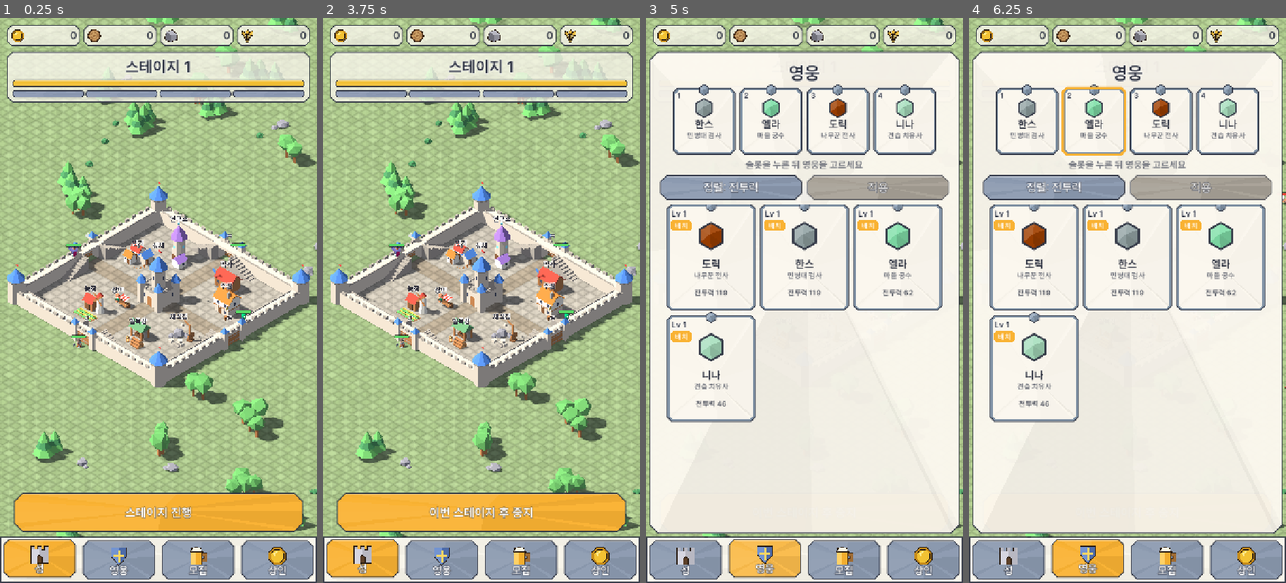
Above: before the commit, frames 1-4 (left to right).
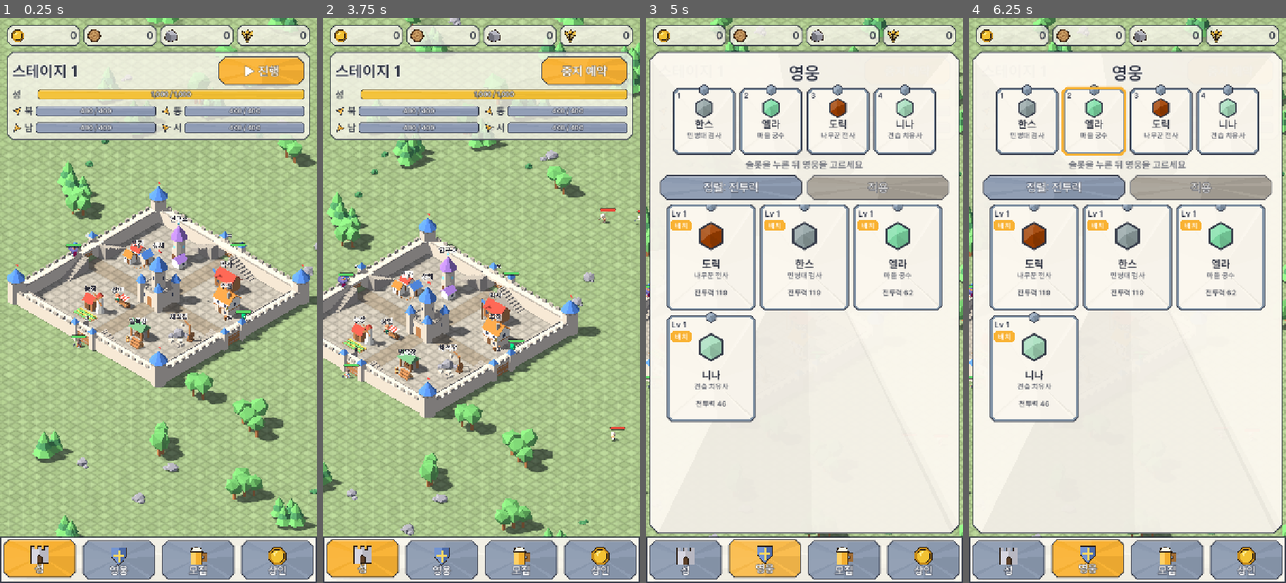
Above: after the commit, the same moments.

Repository: ILSEONG/CastleRPG
Game: Godot game, scene res://scenes/main.tscn
Two runs of this game, one before a commit and one after it. Both use one fixed random seed, a clock stepped at 60 frames per second and the inputs below.
Inputs (mouse positions are in pixels of both pictures, inside the frame that each line leads up to):
- Up to frame 1 (0.25 s): no input
- Up to frame 2 (3.75 s): click "스테이지 진행" (after the commit: "▶ 진행") at 0.5 s; click "이번 스테이지 후 중지" (after the commit: "중지 예약") at 1.25 s; click "중지 예약됨 (취소)" (after the commit: "예약 취소") at 2 s; click (361, 560) at 2.77 s; click (408, 108) at 3.52 s
- Up to frame 3 (5 s): click (766, 560) at 4.27 s
- Up to frame 4 (6.25 s): click (1026, 119) at 5.02 s; click (1092, 119) at 5.77 s

The runs differ from the first frame. In frame 1, 17% of the frame differs, in the area x 2-98%, y 6-91%; in frame 2, 45%, in the area x 0-100%, y 0-92%; in frame 3, 1.8%; in frame 4, 1.9%.

Commit message:
feat: stage button moves to the top panel; gate bars show direction, numbers and damage
The stage panel's first row holds the title (room for the idle badge) and the
amber button (▶ 진행 / 중지 예약 / 예약 취소). Castle and gate bars carry names,
compass arrows and hp numbers, flash red on damage, turn grey with 파괴 when
broken; tapping a gate bar glides the camera to that gate. Only the tab bar
remains at the bottom.

Co-Authored-By: Claude Opus 5.5 <noreply@anthropic.com>

Diff:
--- a/scripts/hud.gd
+++ b/scripts/hud.gd
@@ -1,5 +1,8 @@
 extends CanvasLayer
-## HUD. GameState·Economy·Net 시그널만 구독. 게임 오브젝트 직접 참조 없음.
+## HUD. GameState·Economy·Net 시그널만 구독. 게임 오브젝트 직접 참조 없음(성문 막대 탭은 gate_tapped로 알리고 main이 카메라를 옮긴다).
+## 상단 스테이지 패널(개정 12-2): 첫 줄 왼쪽 "스테이지 N"(_title_box — 방치 무적 표시가 그 옆에 붙는다), 오른쪽 진행 버튼.
+## 그 아래 성 막대("성" + 숫자)와 성문 막대 4개(2×2: 나침반 삼각형 + 북·동·남·서 + 숫자, 피해 때 테두리 번쩍임, 부서지면 회색 "파괴").
+## 하단에는 탭 바만 있다(끊김 띠·알림은 그 위).
 
 const INK := Color(0.16, 0.18, 0.24)
 const PANEL_BG := Color(0.984, 0.969, 0.933, 0.78)  # UiKit.CREAM_PANEL
@@ -7,14 +10,27 @@
 const TOAST_SEC := 1.6
 const IconsScript := preload("res://scripts/icons.gd")
 const UiKit := preload("res://scripts/ui_kit.gd")
+const Formation := preload("res://scripts/formation.gd")
+const CameraRig := preload("res://scripts/camera_rig.gd")
 const TAB_BAR_H := 104  # 하단 탭 바 높이(tab_bar.gd, 개정 11 §2.3)
-const BUTTON_H := 88  # 큰 버튼 높이 — 탭 바 바로 위(12px 띄움)
-const BUTTON_BOTTOM := -(TAB_BAR_H + 12)
-const BAND_BOTTOM := BUTTON_BOTTOM - BUTTON_H - 12  # 끊김 띠는 큰 버튼 위에서 위로 자란다
+const STAGE_BUTTON := Vector2(196, 64)  # 상단 스테이지 버튼(개정 12-2 §1)
+const BAND_BOTTOM := -(TAB_BAR_H + 12)  # 끊김 띠는 탭 바 위 12px에서 위로 자란다
+const BAR_H := 24
+const CASTLE_COLOR := Color(0.95, 0.75, 0.2)
+const GATE_COLOR := Color(0.55, 0.6, 0.7)
+const BROKEN_GREY := Color(0.40, 0.40, 0.43)
+const FLASH_RED := Color(0.95, 0.18, 0.12)
+const FLASH_SEC := 0.3
+const CASTLE := -1  # _hp 키: 성(성문은 면 0..3)
+
+signal gate_tapped(side: int)
 
 var _stage_label: Label
+var _title_box: HBoxContainer  # 첫 줄 왼쪽: 스테이지 글자 + (개정 12 §3) 방치 무적 표시 자리
 var _castle_bar: ProgressBar
 var _gate_bars: Array = []
+var _gate_tiles: Array = []  # side -> 성문 막대 줄(탭하면 gate_tapped)
+var _hp := {}  # CASTLE·면 → {bar, num, flash: 테두리 번쩍임 Control, left: 남은 번쩍임 초, last: 지난 HP}
 var _center: Label
 var _button: Button
 var _chips := {}  # 아이콘 kind(gold·wood·stone·food) → 숫자 Label
@@ -46,23 +62,48 @@
 	panel.add_theme_stylebox_override("panel", UiKit.panel(PANEL_BG, 12.0, 12))
 	root.add_child(panel)
 	panel.add_child(top)
+	var head := HBoxContainer.new()  # 첫 줄: 왼쪽 스테이지 글자(+ 방치 무적 표시), 오른쪽 진행 버튼
+	head.mouse_filter = Control.MOUSE_FILTER_IGNORE
+	top.add_child(head)
+	_title_box = HBoxContainer.new()
+	_title_box.size_flags_horizontal = Control.SIZE_EXPAND_FILL
+	_title_box.mouse_filter = Control.MOUSE_FILTER_IGNORE
+	_title_box.add_theme_constant_override("separation", 8)
+	head.add_child(_title_box)
 	_stage_label = Label.new()
-	_stage_label.horizontal_alignment = HORIZONTAL_ALIGNMENT_CENTER
+	_stage_label.size_flags_vertical = Control.SIZE_SHRINK_CENTER
 	_stage_label.add_theme_font_size_override("font_size", 36)
 	_stage_label.add_theme_color_override("font_color", INK)
 	_stage_label.add_theme_color_override("font_outline_color", Color(1, 1, 1, 0.9))  # 제목: 외곽선
 	_stage_label.add_theme_constant_override("outline_size", 6)
-	top.add_child(_stage_label)
-	_castle_bar = _bar(Color(0.95, 0.75, 0.2))
-	top.add_child(_castle_bar)
-	var gates := HBoxContainer.new()
+	_title_box.add_child(_stage_label)
+	_button = Button.new()
+	_button.custom_minimum_size = STAGE_BUTTON
+	_button.focus_mode = Control.FOCUS_NONE
+	_button.add_theme_font_size_override("font_size", 28)
+	_button.pressed.connect(_on_button)
+	UiKit.apply_button(_button, UiKit.AMBER, 14.0)
+	head.add_child(_button)
+	var castle_row := HBoxContainer.new()
+	castle_row.mouse_filter = Control.MOUSE_FILTER_IGNORE
+	castle_row.add_theme_constant_override("separation", 6)
+	top.add_child(castle_row)
+	var castle_name := _side_name("성")
+	castle_name.custom_minimum_size.x = 52  # 성문 줄의 나침반 + 글자 폭에 맞춘다
+	castle_row.add_child(castle_name)
+	_castle_bar = _hp_bar(CASTLE, CASTLE_COLOR)
+	castle_row.add_child(_castle_bar)
+	var gates := GridContainer.new()
+	gates.columns = 2
 	gates.mouse_filter = Control.MOUSE_FILTER_IGNORE
+	gates.add_theme_constant_override("h_separation", 12)
+	gates.add_theme_constant_override("v_separation", 6)
 	top.add_child(gates)
 	for side in 4:
-		var b := _bar(Color(0.55, 0.6, 0.7))
-		b.size_flags_horizontal = Control.SIZE_EXPAND_FILL
-		gates.add_child(b)
-		_gate_bars.append(b)
+		var tile := _gate_tile(side)
+		gates.add_child(tile)
+		_gate_tiles.append(tile)
+		_gate_bars.append(_hp[side].bar)
 
 	_center = Label.new()
 	_center.set_anchors_and_offsets_preset(Control.PRESET_CENTER)
@@ -74,17 +115,6 @@
 	_center.add_theme_color_override("font_outline_color", Color(INK, 0.85))
 	_center.add_theme_constant_override("outline_size", 18)
 	root.add_child(_center)
-
-	_button = Button.new()
-	_button.set_anchors_and_offsets_preset(Control.PRESET_BOTTOM_WIDE)
-	_button.offset_left = 32
-	_button.offset_right = -32
-	_button.offset_top = BUTTON_BOTTOM - BUTTON_H
-	_button.offset_bottom = BUTTON_BOTTOM
-	_button.add_theme_font_size_override("font_size", 28)
-	_button.pressed.connect(_on_button)
-	UiKit.apply_button(_button, ACCENT, 18.0)
-	root.add_child(_button)
 	_build_link_ui()
 
 	GameState.mode_changed.connect(_on_mode_changed)
@@ -105,25 +135,124 @@
 		_toast_left -= delta
 		_toast.modulate.a = clampf(_toast_left / 0.4, 0.0, 1.0)  # 마지막 0.4초에 사라진다
 		_toast.visible = _toast_left > 0.0
-
-
-func _bar(color: Color) -> ProgressBar:
+	for e in _hp.values():
+		if e.left > 0.0:
+			e.left -= delta
+			e.flash.modulate.a = clampf(e.left / FLASH_SEC, 0.0, 1.0)
+			e.flash.visible = e.left > 0.0
+
+
+## HP 막대(키 CASTLE 또는 면): 안에 "1,200 / 1,600" 숫자(작게, 외곽선), 위에 피해 때 번쩍이는 빨간 테두리.
+func _hp_bar(key: int, color: Color) -> ProgressBar:
 	var b := ProgressBar.new()
-	b.custom_minimum_size = Vector2(0, 16)
+	b.custom_minimum_size = Vector2(0, BAR_H)
+	b.size_flags_horizontal = Control.SIZE_EXPAND_FILL
+	b.size_flags_vertical = Control.SIZE_SHRINK_CENTER
 	b.show_percentage = false
 	b.mouse_filter = Control.MOUSE_FILTER_IGNORE
 	UiKit.apply_bar(b, color)
+	var num := Label.new()
+	num.set_anchors_and_offsets_preset(Control.PRESET_FULL_RECT)
+	num.horizontal_alignment = HORIZONTAL_ALIGNMENT_CENTER
+	num.vertical_alignment = VERTICAL_ALIGNMENT_CENTER
+	num.mouse_filter = Control.MOUSE_FILTER_IGNORE
+	num.add_theme_font_size_override("font_size", 15)
+	num.add_theme_color_override("font_color", Color.WHITE)
+	num.add_theme_color_override("font_outline_color", Color(INK, 0.9))
+	num.add_theme_constant_override("outline_size", 5)
+	b.add_child(num)
+	var flash := Control.new()
+	flash.set_anchors_and_offsets_preset(Control.PRESET_FULL_RECT)
+	flash.mouse_filter = Control.MOUSE_FILTER_IGNORE
+	flash.visible = false
+	flash.draw.connect(func():
+		var pts := UiKit.LowpolyBox.octagon(Rect2(Vector2.ZERO, flash.size), 4.0)
+		pts.append(pts[0])
+		flash.draw_polyline(pts, FLASH_RED, 3.0))
+	b.add_child(flash)
+	_hp[key] = {"bar": b, "num": num, "flash": flash, "left": 0.0, "last": -1.0, "color": color}
 	return b
 
 
+## 성문 한 칸(탭 → gate_tapped): 나침반 삼각형(화면에서 그 성문 쪽) + 방향 글자 + HP 막대.
+func _gate_tile(side: int) -> Button:
+	var tile := Button.new()
+	tile.flat = true
+	tile.focus_mode = Control.FOCUS_NONE
+	tile.custom_minimum_size = Vector2(0, BAR_H + 8)
+	tile.size_flags_horizontal = Control.SIZE_EXPAND_FILL
+	tile.pressed.connect(func(): gate_tapped.emit(side))
+	var row := HBoxContainer.new()
+	row.set_anchors_and_offsets_preset(Control.PRESET_FULL_RECT)
+	row.mouse_filter = Control.MOUSE_FILTER_IGNORE
+	row.add_theme_constant_override("separation", 6)
+	tile.add_child(row)
+	var arrow := Control.new()
+	arrow.custom_minimum_size = Vector2(22, 22)
+	arrow.size_flags_vertical = Control.SIZE_SHRINK_CENTER
+	arrow.mouse_filter = Control.MOUSE_FILTER_IGNORE
+	arrow.draw.connect(_draw_compass.bind(arrow, compass_dir(side)))
+	row.add_child(arrow)
+	row.add_child(_side_name(Formation.SIDE_NAMES[side]))
+	row.add_child(_hp_bar(side, GATE_COLOR))
+	return tile
+
+
+func _side_name(text: String) -> Label:
+	var l := Label.new()
+	l.text = text
+	l.size_flags_vertical = Control.SIZE_SHRINK_CENTER
+	l.mouse_filter = Control.MOUSE_FILTER_IGNORE
+	l.add_theme_font_size_override("font_size", 22)
+	l.add_theme_color_override("font_color", INK)
+	return l
+
+
+## 면 side의 성문이 화면에서 성 가운데로부터 놓인 방향(단위 벡터, 화면 y 아래 +). 카메라 요는 고정(CameraRig.YAW_DEG).
+static func compass_dir(side: int) -> Vector2:
+	var yaw := deg_to_rad(CameraRig.YAW_DEG)
+	var d: Vector3 = Formation.SIDE_DIR[side]
+	var right := Vector3(cos(yaw), 0, -sin(yaw))
+	var ahead := Vector3(-sin(yaw), 0, -cos(yaw))  # 화면 위쪽이 보는 바닥 방향
+	return Vector2(d.dot(right), -d.dot(ahead)).normalized()
+
+
+## 각진 나침반 화살: dir을 가리키는 삼각형, 왼쪽 반은 밝게·오른쪽 반은 어둡게(면 분할).
+func _draw_compass(ci: Control, dir: Vector2) -> void:
+	var c := ci.size / 2.0
+	var r := minf(c.x, c.y)
+	var n := Vector2(-dir.y, dir.x)
+	var tip := c + dir * r
+	var back := c - dir * r * 0.55
+	var a := back + n * r * 0.75
+	var b := back - n * r * 0.75
+	ci.draw_colored_polygon(PackedVector2Array([tip, a, c - dir * r * 0.25]), ACCENT.lightened(0.15))
+	ci.draw_colored_polygon(PackedVector2Array([tip, c - dir * r * 0.25, b]), ACCENT.darkened(0.2))
+	ci.draw_polyline(PackedVector2Array([tip, a, c - dir * r * 0.25, b, tip]), Color(INK, 0.85), 1.5)
+
+
 func _on_castle_hp(hp: float, hp_max: float) -> void:
-	_castle_bar.max_value = hp_max
-	_castle_bar.value = hp
+	_set_hp(CASTLE, hp, hp_max)
 
 
 func _on_gate_hp(side: int, hp: float, hp_max: float) -> void:
-	_gate_bars[side].max_value = hp_max
-	_gate_bars[side].value = hp
+	_set_hp(side, hp, hp_max)
+
+
+## 막대 값·숫자. 줄면(피해) 테두리가 FLASH_SEC 동안 빨갛게 번쩍인다. 성문이 0이면 막대 전체가 회색이고 "파괴".
+func _set_hp(key: int, hp: float, hp_max: float) -> void:
+	var e: Dictionary = _hp[key]
+	var b: ProgressBar = e.bar
+	b.max_value = hp_max
+	b.value = hp
+	if e.last >= 0.0 and hp < e.last:
+		e.left = FLASH_SEC
+		e.flash.modulate.a = 1.0
+		e.flash.visible = true
+	e.last = hp
+	var broken := key != CASTLE and hp <= 0.0
+	e.num.text = "파괴" if broken else "%s / %s" % [UiKit.commas(ceili(hp)), UiKit.commas(roundi(hp_max))]
+	b.add_theme_stylebox_override("background", UiKit.bar(BROKEN_GREY).fill if broken else UiKit.bar(e.color).background)
 
 
 func _on_cleared(stage: int) -> void:
@@ -141,14 +270,15 @@
 	_refresh_button()
 
 
+## 대기 "▶ 진행" → 스테이지 시작. 진행 중 "중지 예약"(이번 스테이지 후 중지) ↔ "예약 취소". 결과 중엔 끈다.
 func _refresh_button() -> void:
 	if GameState.mode == GameState.Mode.IDLE:
-		_button.text = "스테이지 진행"
+		_button.text = "▶ 진행"
 		_button.disabled = false
 	elif GameState.mode == GameState.Mode.RESULT:
 		_button.disabled = true
 	else:
-		_button.text = "중지 예약됨 (취소)" if GameState.stop_requested else "이번 스테이지 후 중지"
+		_button.text = "예약 취소" if GameState.stop_requested else "중지 예약"
 		_button.disabled = false
 
 
@@ -199,7 +329,7 @@
 	_refresh_chips()
 
 
-## 온라인 알림: 큰 버튼 바로 위 띠(상단 자원 칩·큰 버튼·탭 바를 가리지 않는다) — 끊기면 "서버 연결 중…", 웹 저장소가 영구가 아니면
+## 온라인 알림: 탭 바 바로 위 띠(상단 자원 칩·스테이지 패널·탭 바를 가리지 않는다) — 끊기면 "서버 연결 중…", 웹 저장소가 영구가 아니면
 ## 경고 한 줄(게임은 계속). 끊긴 동안 수집·판매 탭은 띠 위 짧은 알림. 거래 창(층 2) 위 층 3, 입력은 통과.
 func _build_link_ui() -> void:
 	var top := CanvasLayer.new()
@@ -209,7 +339,7 @@
 	band.set_anchors_and_offsets_preset(Control.PRESET_BOTTOM_WIDE)
 	band.offset_left = 32
 	band.offset_right = -32
-	band.offset_top = BAND_BOTTOM  # 큰 버튼 위 12px에서
+	band.offset_top = BAND_BOTTOM  # 탭 바 위 12px에서
 	band.offset_bottom = BAND_BOTTOM
 	band.grow_vertical = Control.GROW_DIRECTION_BEGIN  # 내용 높이만큼 위로 자란다
 	band.mouse_filter = Control.MOUSE_FILTER_IGNORE
@@ -231,7 +361,7 @@
 	_toast.set_anchors_preset(Control.PRESET_CENTER_BOTTOM)
 	_toast.offset_left = -320
 	_toast.offset_right = 320
-	_toast.offset_top = BAND_BOTTOM - 198  # 띠(큰 버튼 위에서 위로 두 줄까지) 위
+	_toast.offset_top = BAND_BOTTOM - 198  # 띠(탭 바 위에서 위로 두 줄까지) 위
 	_toast.offset_bottom = BAND_BOTTOM - 148
 	_toast.horizontal_alignment = HORIZONTAL_ALIGNMENT_CENTER
 	_toast.vertical_alignment = VERTICAL_ALIGNMENT_CENTER
--- a/scripts/main.gd
+++ b/scripts/main.gd
@@ -25,6 +25,7 @@
 const HeroPanelScript := preload("res://scripts/hero_panel.gd")
 const TabBarScript := preload("res://scripts/tab_bar.gd")
 const GroundShader := preload("res://shaders/ground_grid.gdshader")
+const GATE_PAN_SEC := 0.4  # HUD 성문 막대 탭 → 카메라가 그 성문으로 옮겨 가는 시간
 
 var camera: Camera3D
 var castle
@@ -76,6 +77,7 @@
 	add_child(spawner)
 	var hud = HudScript.new()
 	add_child(hud)
+	hud.gate_tapped.connect(func(side): rig.pan_to(FormationScript.gate_position(castle.half, side), GATE_PAN_SEC))  # 성문 막대 탭(개정 12-2 §2)
 	var panel = MerchantPanelScript.new()
 	add_child(panel)
 	picker.panel = panel
--- a/tests/input_check.gd
+++ b/tests/input_check.gd
@@ -378,8 +378,11 @@
 	var big: Rect2 = hud._button.get_global_rect()
 	_check(tabs.buttons.keys() == ["castle", "hero", "recruit", "merchant"] and tabs.selected == "recruit" and tabs.buttons.recruit.offset_top < tabs.buttons.hero.offset_top,
 		"(t) the tab bar has 성·영웅·모집·상인; the tavern-opened recruit window selects [모집] (raised)", "tabs=%s selected=%s" % [tabs.buttons.keys(), tabs.selected])
-	_check(is_equal_approx(bar_rect.end.y, 1280.0) and is_equal_approx(bar_rect.size.y, hud.TAB_BAR_H) and big.end.y < bar_rect.position.y and big.end.y > bar_rect.position.y - 20.0,
-		"(t) the tab bar is the bottom 104 px and the big button sits right above it", "bar=%s button=%s" % [bar_rect, big])
+	var title: Rect2 = hud._stage_label.get_global_rect()
+	_check(is_equal_approx(bar_rect.end.y, 1280.0) and is_equal_approx(bar_rect.size.y, hud.TAB_BAR_H) and big.end.y < 300.0 and big.position.x > title.end.x
+		and big.end.x > 680.0 and absf(big.get_center().y - title.get_center().y) < 8.0 and absf(big.size.y - 64.0) < 1.0,
+		"(t) the tab bar is the bottom 104 px; the stage button sits at the top, right of the stage title on the same row (64 px tall)",
+		"bar=%s button=%s title=%s" % [bar_rect, big, title])
 	var cam_pos: Vector3 = rig.position
 	var dp: Vector2 = recruit.dialog.get_global_rect().position + Vector2(300, 20)
 	_mouse_button(dp, true)
@@ -586,6 +589,68 @@
 	recruit._on_gacha_done(late)
 	_check(recruit.is_showing_results() and recruit.cards[0].hero_id == "jack", "(y) with no other window open, a late result reopens the recruit window", "")
 	recruit.close()
+	await _guard_wait()
+	await _top_hud(hud)
+
+
+## (z) 개정 12-2: 상단 스테이지 버튼(탭으로 진행 → 중지 예약 → 예약 취소)과 방향별 성 내구도(성문 막대 탭 → 카메라가 그 성문으로 0.4초,
+##     줌 유지, 전장으로 새지 않음). 문루 위 방향 글자. 스테이지를 시작하므로 맨 끝에 둔다.
+func _top_hud(hud) -> void:
+	var half: float = _main.castle.half
+	var rig = _camera.get_parent()
+	_check(_main.castle.side_labels.map(func(l): return l.text) == ["북", "동", "남", "서"]
+		and _main.castle.side_labels.all(func(l): return l.position.y > Balance.WALL_H + 2.0),
+		"(z) direction letters 북·동·남·서 float above the four gatehouses", "")
+	print("INPUT INFO: stage button %s, title %s, castle bar %s, gate bars %s (720x1280 logical)" % [hud._button.get_global_rect(), hud._stage_label.get_global_rect(),
+		hud._castle_bar.get_global_rect(), hud._gate_tiles.map(func(t): return t.get_global_rect())])
+	var names: Array = hud._gate_tiles.map(func(t): return t.get_child(0).get_child(1).text)
+	var nums: Array = range(4).map(func(s): return hud._hp[s].num.text)
+	var full := "%s / %s" % [UiKit.commas(roundi(GameState.gate_hp_max)), UiKit.commas(roundi(GameState.gate_hp_max))]
+	_check(names == ["북", "동", "남", "서"] and nums.all(func(s): return s == full) and hud._hp[hud.CASTLE].num.text.contains(" / "),
+		"(z) gate bars are named 북·동·남·서 with 'hp / max' inside; the castle bar too", "names=%s nums=%s" % [names, nums])
+	var dirs: Array = range(4).map(func(s): return hud.compass_dir(s))
+	_check(dirs[0].x > 0.5 and dirs[0].y < -0.5 and dirs[1].x > 0.5 and dirs[1].y > 0.5 and dirs[2].x < -0.5 and dirs[2].y > 0.5 and dirs[3].x < -0.5 and dirs[3].y < -0.5,
+		"(z) compass arrows point where each gate is on screen (N up-right, E down-right, S down-left, W up-left)", "dirs=%s" % [dirs])
+	# 성문 피해 → 그 막대만 번쩍, 부서지면 회색 "파괴". 방치 무적(개정 12 §3)과 무관하게 보려고 잠깐 스테이지 모드로 둔다
+	GameState.mode = GameState.Mode.STAGE
+	GameState.damage_gate(2, 10.0)
+	var flashing: Array = range(4).map(func(s): return hud._hp[s].flash.visible)
+	GameState.damage_gate(3, GameState.gate_hp_max)
+	GameState.mode = GameState.Mode.IDLE
+	_check(flashing == [false, false, true, false] and hud._hp[3].num.text == "파괴" and hud._gate_bars[3].get_theme_stylebox("background") == UiKit.bar(hud.BROKEN_GREY).fill,
+		"(z) a damaged gate's bar flashes (only that one); a broken gate turns grey and reads 파괴", "flash=%s text=%s" % [flashing, hud._hp[3].num.text])
+	await get_tree().create_timer(hud.FLASH_SEC + 0.1).timeout
+	_check(not hud._hp[2].flash.visible, "(z) the flash fades after 0.3 s", "")
+	GameState.refill()
+
+	# 성문 막대 탭 → 카메라가 그 성문으로 부드럽게(0.4초), 줌 그대로. 선택한 영웅은 명령을 받지 않는다(HUD가 누름을 먹는다)
+	var warrior = get_tree().get_nodes_in_group("heroes").filter(func(h): return h.is_alive())[0]  # (w)에서 바뀐 영웅일 수 있다
+	_picker._select(warrior)
+	var state := [warrior.side, warrior.post, warrior.free_pos]
+	var zoom0 := _camera.size
+	var start: Vector3 = rig.position
+	var east := Formation.gate_position(half, 1)
+	var dest := Vector3(east.x, start.y, east.z)
+	var tile: Rect2 = hud._gate_tiles[1].get_global_rect()
+	await _tap(tile.get_center())
+	var mid: Vector3 = rig.position
+	await get_tree().create_timer(0.5).timeout
+	_check(start.distance_to(dest) > 5.0 and mid.distance_to(dest) > 0.5 and rig.position.distance_to(dest) < 0.01 and _camera.size == zoom0,
+		"(z) tapping the east gate bar glides the camera to the east gate (centered after 0.4 s, zoom kept)",
+		"start=%s mid=%s end=%s dest=%s zoom %.1f -> %.1f" % [start, mid, rig.position, dest, zoom0, _camera.size])
+	_check(_picker.selected == warrior and [warrior.side, warrior.post, warrior.free_pos] == state, "(z) the gate bar tap does not reach the battlefield (no hero order)",
+		"selected=%s" % _name(_picker.selected))
+	_picker._select(null)
+
+	# 상단 버튼: 대기 "▶ 진행" → 탭 = 스테이지 시작 → "중지 예약" → 탭 = 예약 → "예약 취소" → 탭 = 취소
+	var bp: Vector2 = hud._button.get_global_rect().get_center()
+	_check(GameState.mode == GameState.Mode.IDLE and hud._button.text == "▶ 진행" and bp.y < 300.0, "(z) idle: the top button reads ▶ 진행", "text=%s at %s" % [hud._button.text, bp])
+	await _tap(bp)
+	_check(GameState.mode == GameState.Mode.STAGE and hud._button.text == "중지 예약", "(z) tapping it starts the stage; it now reads 중지 예약", "mode=%d text=%s" % [GameState.mode, hud._button.text])
+	await _tap(bp)
+	_check(GameState.stop_requested and hud._button.text == "예약 취소", "(z) tapping again books the stop; it reads 예약 취소", "text=%s" % hud._button.text)
+	await _tap(bp)
+	_check(not GameState.stop_requested and hud._button.text == "중지 예약", "(z) and again cancels the booking", "text=%s" % hud._button.text)
 
 
 ## 하단 탭 바 탭 id의 가운데(화면 좌표).
